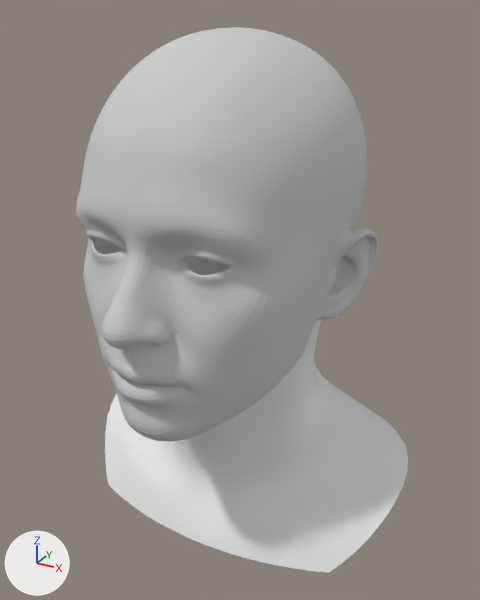
An edit to the OBJ model data/face/ict-facekit_tri.obj, drawn before and after from the same camera.
Rendered twice from a 50 mm camera at (20.35, -36.37, 15.53) aimed at (1.0, -1.2, -2.05). Arrows for +X, +Y and +Z are at lower left; the lights stay in place. Where no turn or scale is listed for an object, it has been applied to the vertices.

Objects in the first picture: 'generic_neutral_mesh'.
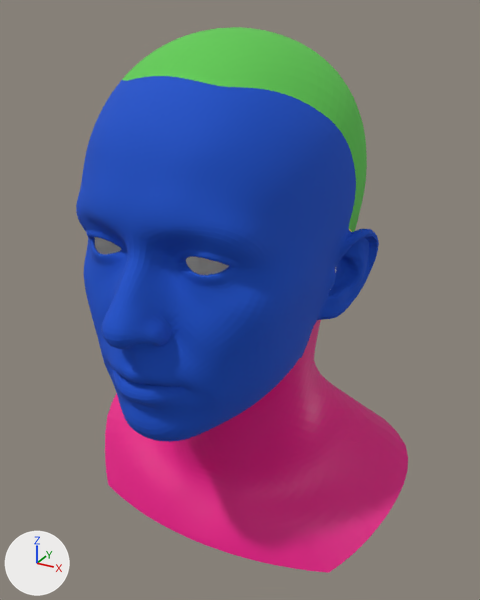
Edits to the scene script, one JSON object a line:
```json
{"op": "set", "path": "mat_m_face.base_color", "old": "(0.6, 0.6, 0.6)", "new": "(0.00316, 0.0791, 0.6)", "note": "light grey #cbcbcb -> blue #0a4fcb"}
{"op": "set", "path": "mat_m_neck.base_color", "old": "(0.8, 0.8, 0.8)", "new": "(0.8, 0.00409, 0.241)", "note": "white #e7e7e7 -> pink #e70d87"}
{"op": "set", "path": "mat_m_backhead.base_color", "old": "(0.6, 0.6, 0.6)", "new": "(0.117, 0.6, 0.0851)", "note": "light grey #cbcbcb -> green #60cb52"}
```

What differs and where, as boxes (x1, y1, x2, y2) in the pictures (480 x 600 px):
```json
{"object": "generic_neutral_mesh", "change": "recoloured", "before": [76, 27, 408, 573], "after": [76, 27, 408, 573]}
```
